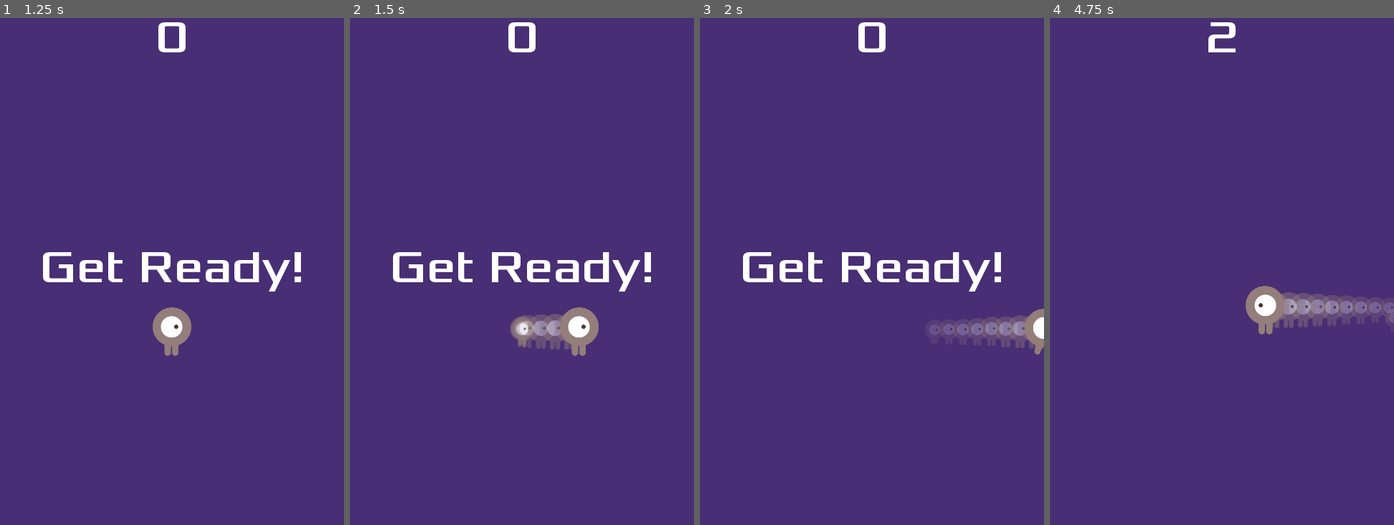
Above: before the commit, frames 1-4 (left to right).
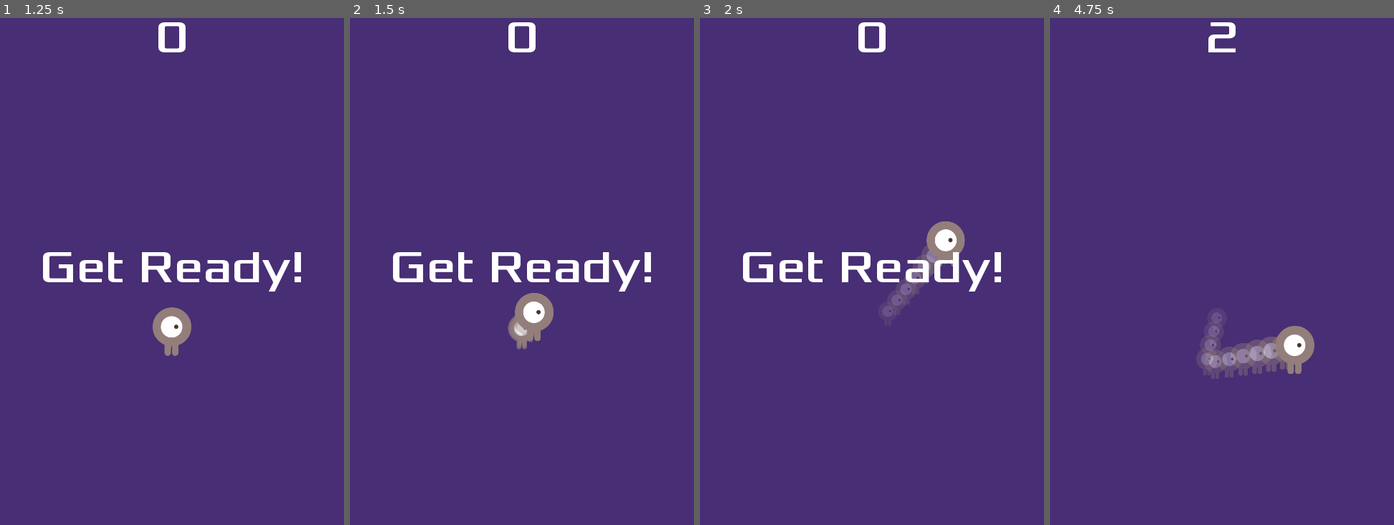
Above: after the commit, the same moments.

Repository: vibrunazo/godot-dodge
Game: Godot game, scene res://Main.tscn
The game is run twice, just before and just after one commit, with the same random seed, the same clock (stepped at 60 frames per second) and the same inputs.
Inputs (mouse positions are in pixels of both pictures, inside the frame that each line leads up to):
- Up to frame 1 (1.25 s): click "Start" at 0.5 s
- Up to frame 2 (1.5 s): tap Enter at 1.25 s; move the mouse to (597, 241) at 1.27 s; hold Right (ui_right) from 1.28 s (still down); click (597, 241) at 1.42 s
- Up to frame 3 (2 s): keep holding Right (ui_right)
- Up to frame 4 (4.75 s): move the mouse to (1153, 291) at 2.02 s; release Right (ui_right) at 2.03 s; hold Down (ui_down) 2.03-2.78 s; click (1153, 291) at 2.17 s; move the mouse to (1256, 154) at 2.77 s; hold Right (ui_right) 2.78-3.53 s; click (1256, 154) at 2.92 s; move the mouse to (1204, 367) at 3.52 s; hold Up (ui_up) 3.53-4.28 s; click (1204, 367) at 3.67 s; move the mouse to (1325, 342) at 4.27 s; hold Left (ui_left) from 4.28 s (still down); click (1325, 342) at 4.42 s

Frame 1 is identical in both runs. In frame 2, 1.9% of the frame differs, in the area x 45-73%, y 54-67%; in frame 3, 2.5%; in frame 4, 4.4%, in the area x 43-100%, y 52-72%.

Commit message:
move with mouse instead of keyboard

Diff:
--- a/Mob.tscn
+++ b/Mob.tscn
@@ -42,7 +42,6 @@
 scale = Vector2( 0.75, 0.75 )
 frames = SubResource( 1 )
 animation = "walk"
-frame = 1
 playing = true
 
 [node name="CollisionShape2D" type="CollisionShape2D" parent="."]
--- a/Player.gd
+++ b/Player.gd
@@ -6,6 +6,7 @@
 
 export var speed = 400 # how fast the player will move in pixels/sec
 var screen_size # size of the game window
+var target := Vector2()
 
 # Called when the node enters the scene tree for the first time.
 func _ready():
@@ -13,6 +14,10 @@
 	print("speed is %d, screen_size is %d, %d" % [speed, screen_size.x, screen_size.y])
 	hide()
 
+func _input(event):
+	if event is InputEventScreenTouch && event.pressed:
+		print('input event: %s' % event.as_text())
+		target = event.position
 
 # Called every frame. 'delta' is the elapsed time since the previous frame.
 func _process(delta):
@@ -23,14 +28,16 @@
 #	print("vel: %d, %d" % [velocity.x, velocity.y])
 
 func apply_input(velocity):
-	if Input.is_action_pressed("ui_right"):
-		velocity.x += 1
-	if Input.is_action_pressed("ui_left"):
-		velocity.x -= 1
-	if Input.is_action_pressed("ui_down"):
-		velocity.y += 1
-	if Input.is_action_pressed("ui_up"):
-		velocity.y -= 1
+	if position.distance_to(target) > 10:
+		velocity = target - position
+#	if Input.is_action_pressed("ui_right"):
+#		velocity.x += 1
+#	if Input.is_action_pressed("ui_left"):
+#		velocity.x -= 1
+#	if Input.is_action_pressed("ui_down"):
+#		velocity.y += 1
+#	if Input.is_action_pressed("ui_up"):
+#		velocity.y -= 1
 	return velocity
 
 func move(velocity, delta):
@@ -62,6 +69,7 @@
 
 func start(pos):
 	position = pos
+	target = pos
 	$Trail.restart()
 	show()
 	$CollisionShape2D.disabled = false
--- a/project.godot
+++ b/project.godot
@@ -34,8 +34,13 @@
 
 window/size/width=480
 window/size/height=720
+window/handheld/orientation="portrait"
 window/stretch/mode="2d"
 window/stretch/aspect="keep"
+
+[input_devices]
+
+pointing/emulate_touch_from_mouse=true
 
 [physics]
 
